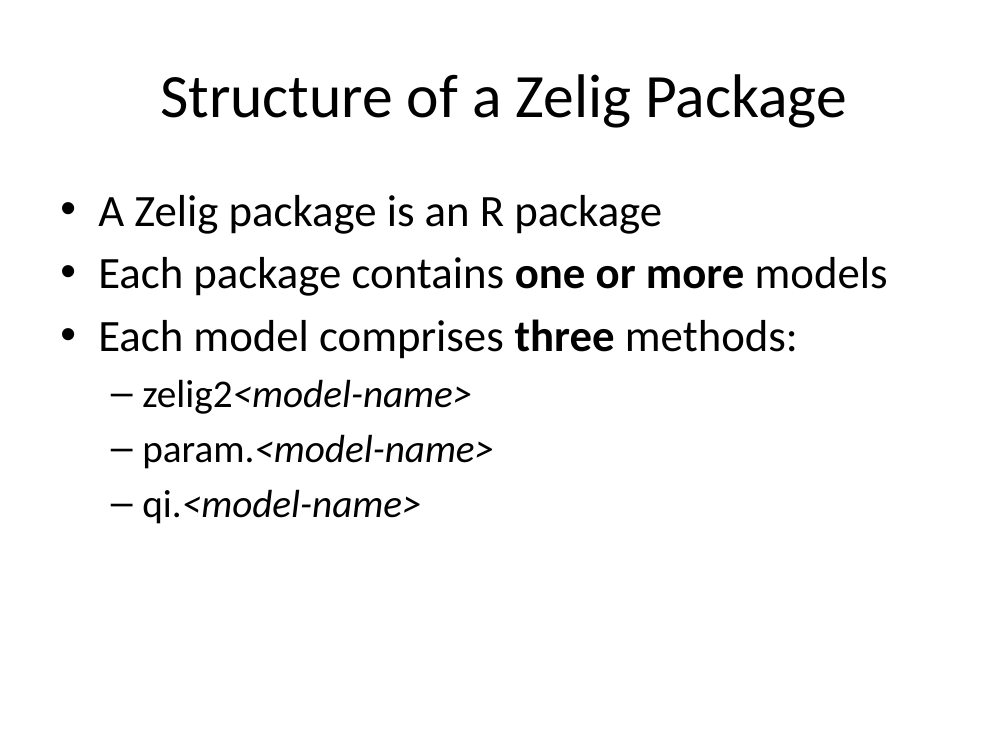
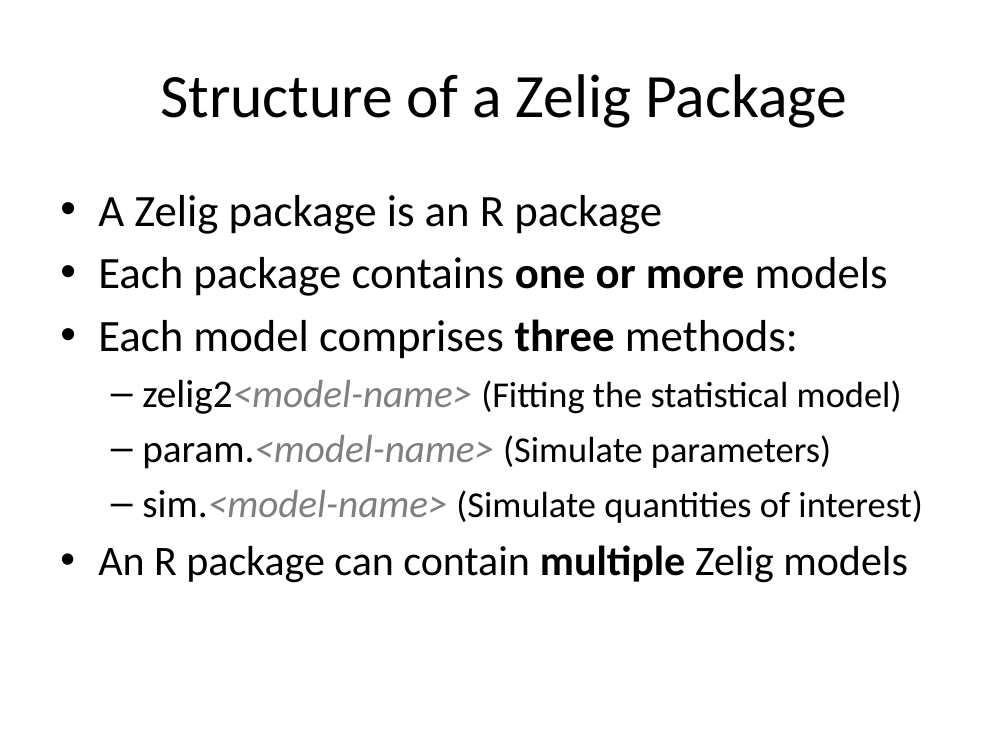
Before and after one commit to IQSS/Zelig4-Documentation, a slide deck: slide 13 of January-Class/Zelig_1_regressions.pptx (slide 14 before the commit). Drawn at 1008x756 pixels with LibreOffice and Linux fonts; fonts in the diff are those of the drawing. Boxes give left, top, right and bottom in pixels: in the first picture for what was removed or moved away, otherwise in the second. Text is boxed around its words. In the diff, an @@ line names an element or a change of style, - is before the commit and + after.

Commit message:
Updating Day 1

```diff
--- a/January-Class/Zelig_1_regressions.pptx
+++ b/January-Class/Zelig_1_regressions.pptx
@@ text at (98,379,922,583): text changed; size 28 to 26 pt; italic off @@
-  – zelig2<model-name>
-  – param.<model-name>
-  – qi.<model-name>
+  – zelig2<model-name> (Fitting the statistical model)
+  – param.<model-name> (Simulate parameters)
+  – sim.<model-name> (Simulate quantities of interest)
+• An R package can contain multiple Zelig models
```
Also in this commit, not shown: 3 other slides changed, 1 slide removed.
